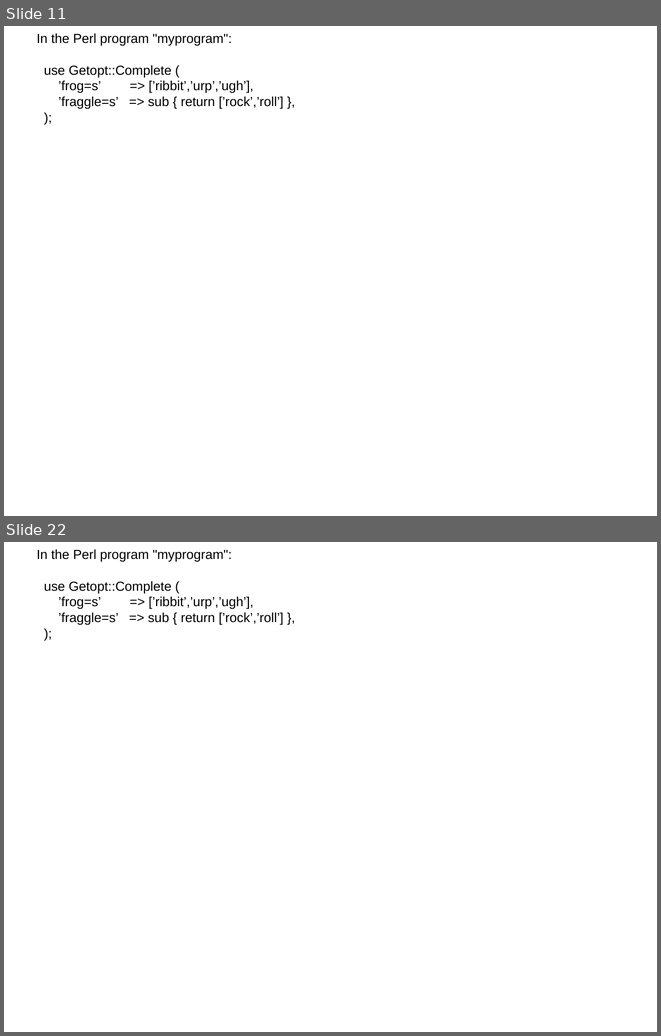
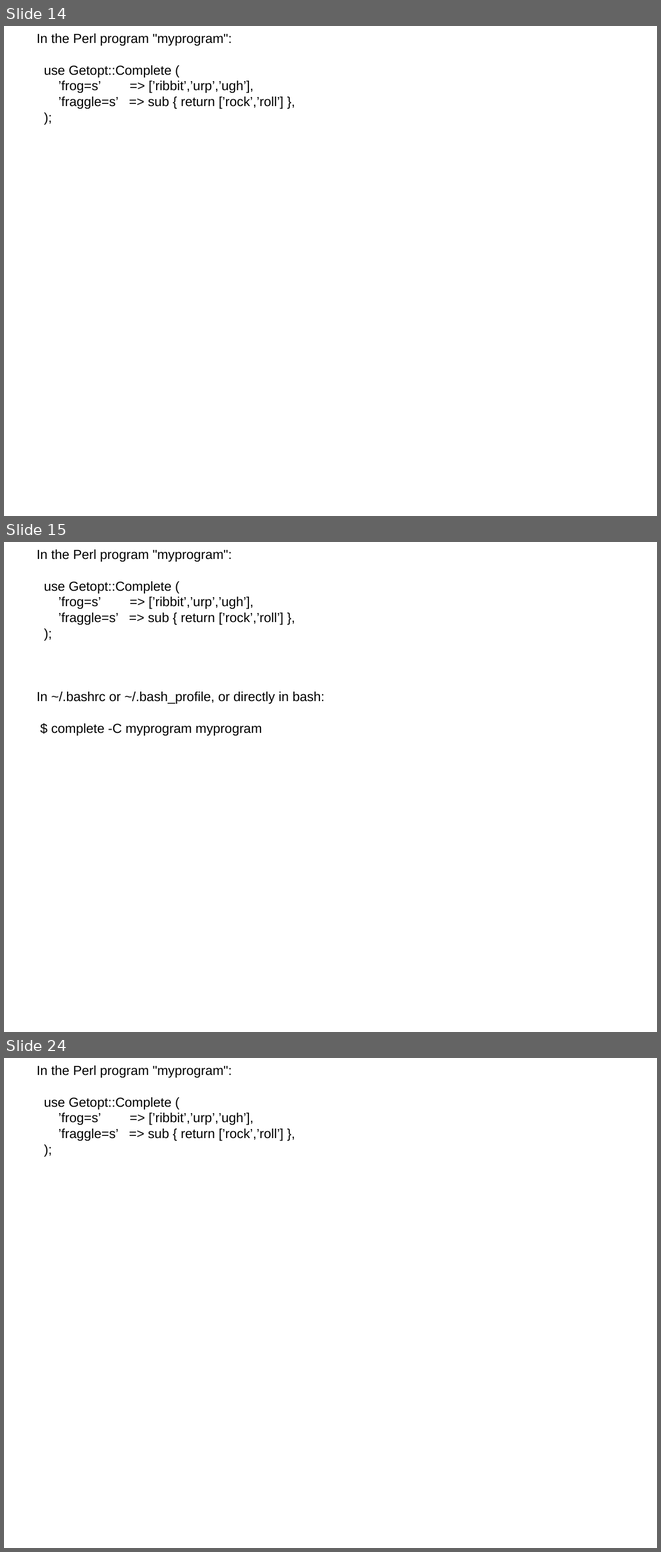
Before and after one commit to gitpan/Getopt-Complete, a slide deck: doc/getopt-complete.odp. Shown one above the other, each under a label of ours: slides 11 and 22 before the commit, slides 14, 15 and 24 after it; the slides between them are not shown. The pictures are 661x1036 and 661x1552 pixels, drawn with LibreOffice and Linux fonts; fonts in the diff are those of the drawing. Boxes give left, top, right and bottom in pixels: in the first picture for what was removed or moved away, otherwise in the second. Text is boxed around its words. In the diff, an @@ line names an element or a change of style, - is before the commit and + after.

Commit message:
Import of NNUTTER/Getopt-Complete-v0.16 from CPAN.
gitpan-cpan-distribution: Getopt-Complete
gitpan-cpan-version:      v0.16
gitpan-cpan-path:         NNUTTER/Getopt-Complete-v0.16.tar.gz
gitpan-cpan-author:       NNUTTER
gitpan-cpan-maturity:     released

```diff
--- a/doc/getopt-complete.odp
+++ b/doc/getopt-complete.odp
@@ slide 15 added at [4, 542, 657, 1032], background #FFFFFF @@
@@ subtitle added at [37, 549, 325, 735], 16 pt, text #000000 @@
+In the Perl program "myprogram":
+use Getopt::Complete (
+’frog=s’ => [’ribbit’,’urp’,’ugh’],
+’fraggle=s’ => sub { return [’rock’,’roll’] },
+);
+In ~/.bashrc or ~/.bash_profile, or directly in bash:
+$ complete ‐C myprogram myprogram
@@ what was slide 11 is now slide 14 @@
@@ what was slide 22 is now slide 24 @@
```
Also in this commit, not shown: 16 slides changed, 8 other slides added, 10 other files.
